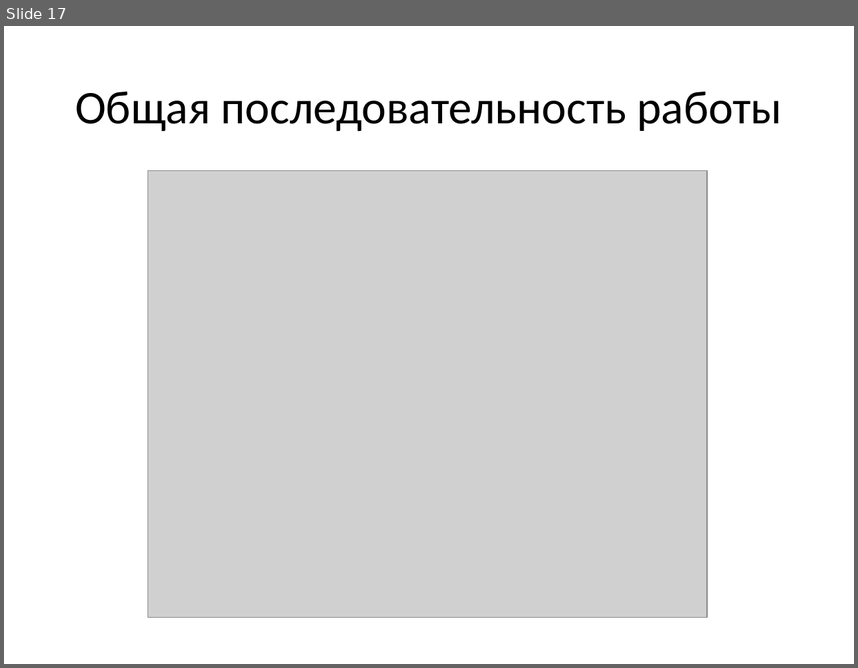
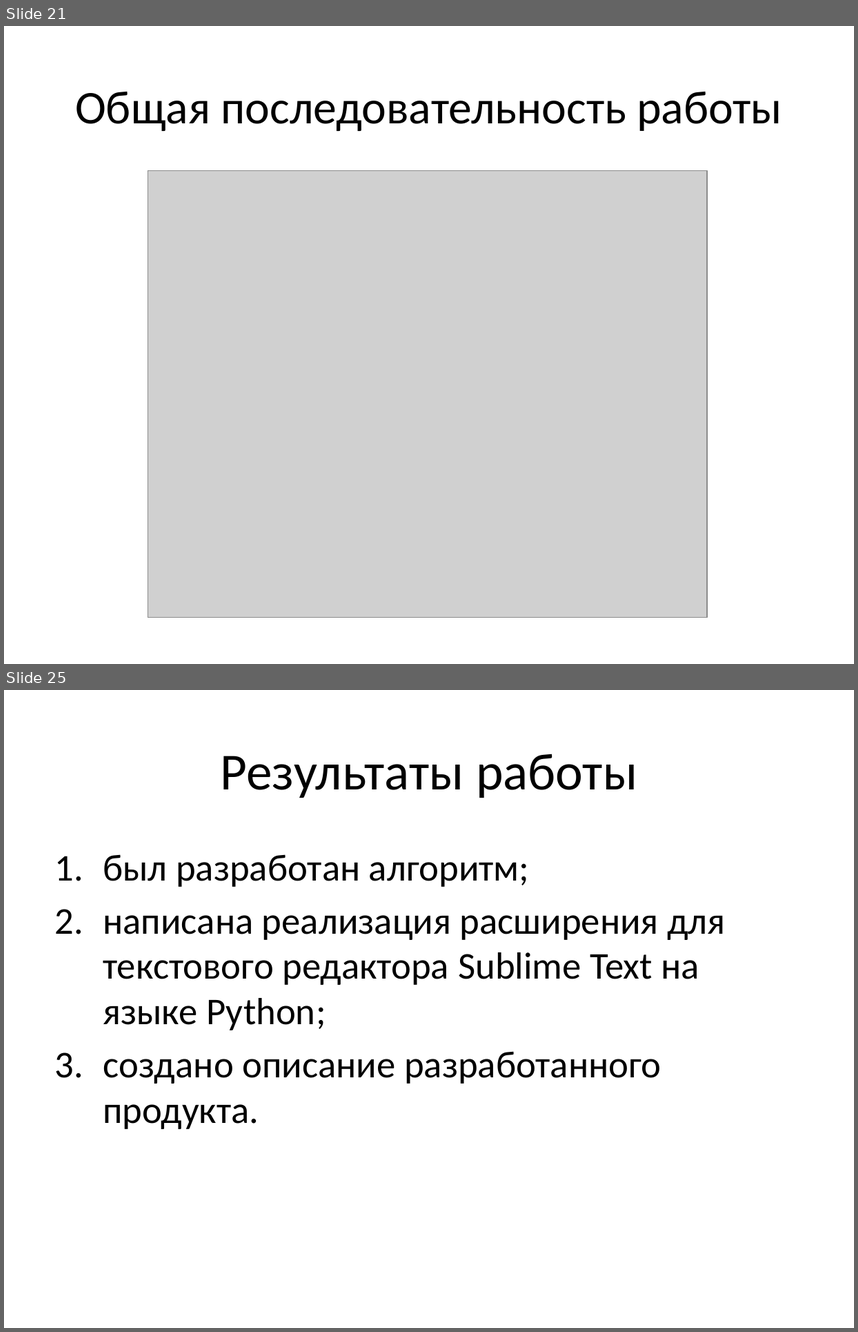
Before and after one commit to mikhail-putilov/archive, a slide deck: ВКР Путилов М.Ю. Презентация.pptx. Shown one above the other, each under a label of ours: slide 17 before the commit, slides 21 and 25 after it; the slides between them are not shown. The pictures are 858x668 and 858x1332 pixels, drawn with LibreOffice and Linux fonts; fonts in the diff are those of the drawing; grey boxes stand for pictures. Boxes give left, top, right and bottom in pixels: in the first picture for what was removed or moved away, otherwise in the second. Text is boxed around its words. In the diff, an @@ line names an element or a change of style, - is before the commit and + after.

```diff
--- a/ВКР Путилов М.Ю. Презентация.pptx
+++ b/ВКР Путилов М.Ю. Презентация.pptx
@@ slide 25 added at (4,690,854,1328), background #FFFFFF @@
@@ title added at (220,753,637,798), 44 pt, text #000000 @@
+Результаты работы
@@ text added at (103,854,725,1129), 32 pt, text #000000 @@
+1. был разработан алгоритм;
+2. написана реализация расширения для текстового редактора Sublime Text на языке Python;
+3. создано описание разработанного продукта.
@@ what was slide 17 is now slide 21 @@
```
Also in this commit, not shown: 13 slides changed, 6 other slides added, 1 slide removed, 4 other files.
